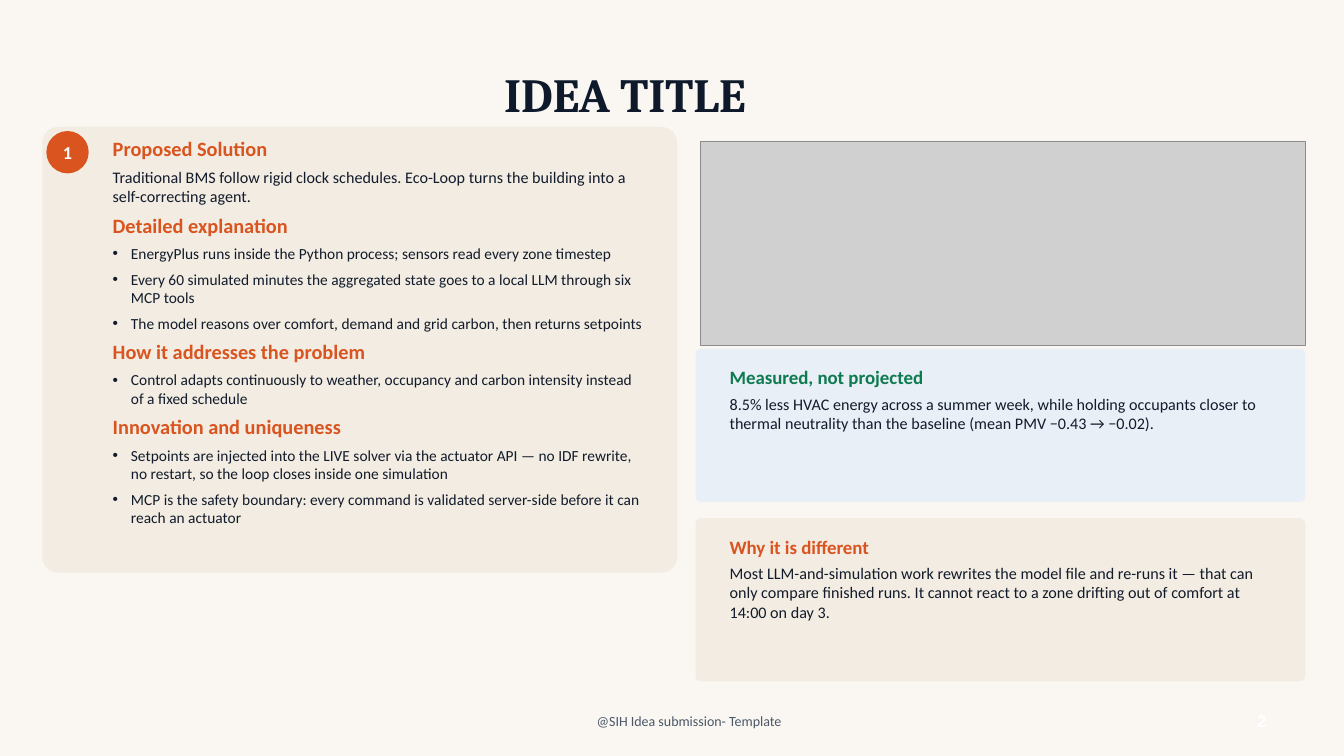
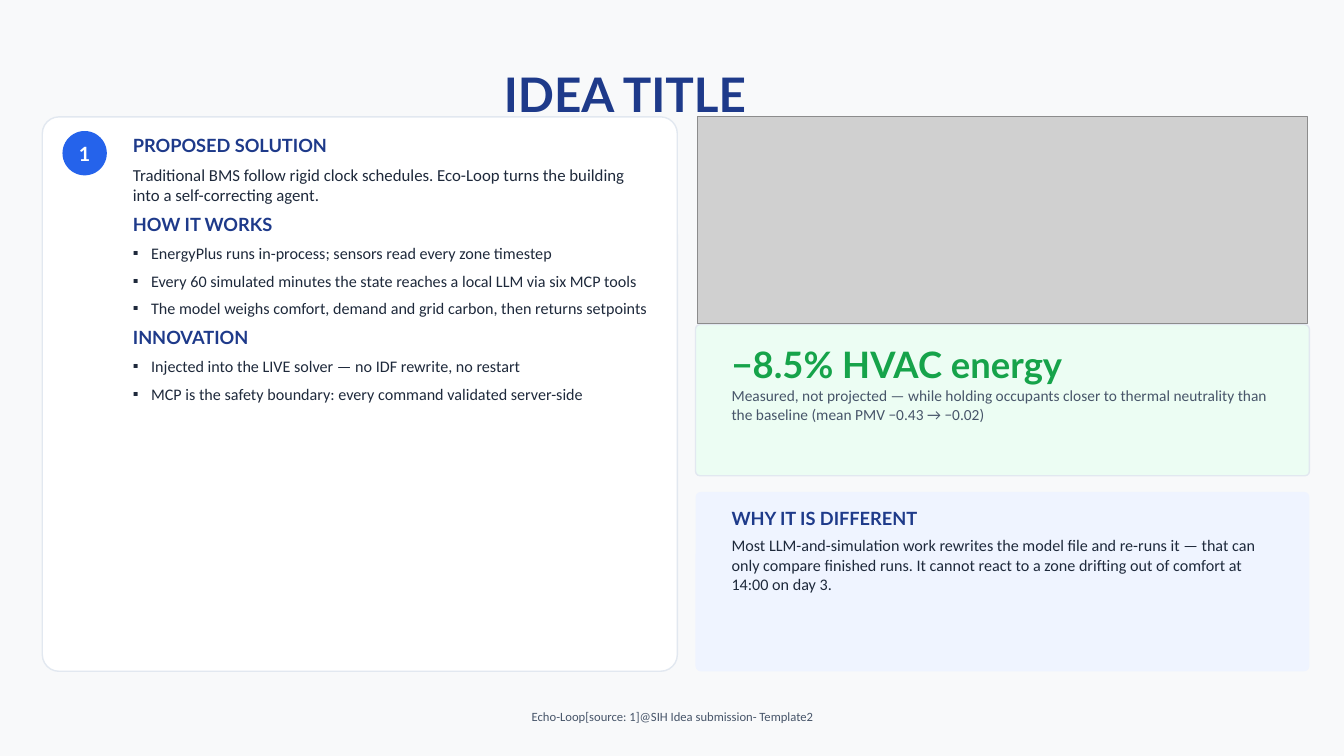
Before and after one commit to ayushYadav1107/Eco_loop_building_agents, a slide deck: slide 2 of deck/Eco-Loop_Building_Agents_Idea.pptx. Drawn at 1344x756 pixels with LibreOffice and Linux fonts; fonts in the diff are those of the drawing; grey boxes stand for pictures. Boxes give left, top, right and bottom in pixels: in the first picture for what was removed or moved away, otherwise in the second. Text is boxed around its words. In the diff, an @@ line names an element or a change of style, - is before the commit and + after.

```diff
--- a/deck/Eco-Loop_Building_Agents_Idea.pptx
+++ b/deck/Eco-Loop_Building_Agents_Idea.pptx
@@ background #FAF7F2 to #F8F9FA @@
@@ title "IDEA TITLE" at <box>504,77,746,121</box>: font Cambria to Lato, text colour #0E1A2B to #1E3A8A @@
@@ rounded rectangle: place and size @@
-rounded rectangle at <box>42,127,678,573</box>
+rounded rectangle at <box>42,117,678,671</box>
@@ rounded rectangle at <box>42,117,678,671</box>: fill #F2ECE2 to #FFFFFF; outline none to #E2E8F0 1 pt; proportions changed @@
@@ picture: place and size @@
-picture at <box>701,141,1306,346</box>
+picture at <box>698,117,1308,324</box>
@@ ellipse "1": place and size @@
-ellipse "1" at <box>46,131,89,173</box>
+ellipse "1" at <box>63,131,107,175</box>
@@ ellipse "1" at <box>63,131,107,175</box>: size 13 to 14 pt, font Calibri to Lato; fill #D9541F to #2563EB @@
@@ text "PROPOSED SOLUTION": place and size @@
-text "PROPOSED SOLUTION" at <box>113,141,642,523</box>
+text "PROPOSED SOLUTION" at <box>133,138,646,403</box>
@@ text at <box>133,138,327,152</box>: text changed; size 14.5 to 13 pt; font Calibri to Lato; text colour #D9541F to #1E3A8A @@
-Proposed Solution
+PROPOSED SOLUTION
@@ text at <box>133,169,624,204</box>: size 11.5 to 12 pt, text colour #121B2B to #1E293B in "Traditional BMS follow rigid clock schedules. Eco-Loop ..."; more space between paragraphs @@
@@ text at <box>133,217,646,403</box>: text changed; size 11 to 11.5 pt; text colour #121B2B to #1E293B @@
-Detailed explanation
-• EnergyPlus runs inside the Python process; sensors read every zone timestep
-• Every 60 simulated minutes the aggregated state goes to a local LLM through six MCP tools
-• The model reasons over comfort, demand and grid carbon, then returns setpoints
-How it addresses the problem
-• Control adapts continuously to weather, occupancy and carbon intensity instead of a fixed schedule
-Innovation and uniqueness
-• Setpoints are injected into the LIVE solver via the actuator API — no IDF rewrite, no restart, so the loop closes inside one simulation
-• MCP is the safety boundary: every command is validated server-side before it can reach an actuator
+HOW IT WORKS
+▪ EnergyPlus runs in-process; sensors read every zone timestep
+▪ Every 60 simulated minutes the state reaches a local LLM via six MCP tools
+▪ The model weighs comfort, demand and grid carbon, then returns setpoints
+INNOVATION
+▪ Injected into the LIVE solver — no IDF rewrite, no restart
+▪ MCP is the safety boundary: every command validated server-side
@@ rounded rectangle: place and size @@
-rounded rectangle at <box>696,349,1306,502</box>
+rounded rectangle at <box>696,325,1310,476</box>
@@ rounded rectangle at <box>696,325,1310,476</box>: fill #E9EFF7 to #ECFDF3; outline none to #E2E8F0 1 pt; proportions changed @@
@@ text at <box>732,351,1267,422</box>: text changed; size 11.5 to 11 pt; text colour #121B2B to #475569 @@
-Measured, not projected
-8.5% less HVAC energy across a summer week, while holding occupants closer to thermal neutrality than the baseline (mean PMV −0.43 → −0.02).
+−8.5% HVAC energy
+Measured, not projected — while holding occupants closer to thermal neutrality than the baseline (mean PMV −0.43 → −0.02)
@@ rounded rectangle: place and size @@
-rounded rectangle at <box>696,518,1306,682</box>
+rounded rectangle at <box>696,492,1310,671</box>
@@ rounded rectangle at <box>696,492,1310,671</box>: fill #F2ECE2 to #EFF4FF; proportions changed @@
@@ text "WHY IT IS DIFFERENT": place and size @@
-text "WHY IT IS DIFFERENT" at <box>730,540,1253,621</box>
+text "WHY IT IS DIFFERENT" at <box>732,511,1255,593</box>
@@ text at <box>732,511,917,525</box>: text changed; size 13.5 to 13 pt; font Calibri to Lato; text colour #D9541F to #1E3A8A @@
-Why it is different
+WHY IT IS DIFFERENT
@@ text at <box>732,540,1255,593</box>: text colour #121B2B to #1E293B; more space between paragraphs @@
@@ text "Echo-Loop[source: 1]@SIH Idea submission- Template2" at <box>532,712,813,723</box>: vertical alignment middle to top @@
@@ text at <box>532,712,813,723</box>: text changed; size 10 to 9 pt; text colour #4A5768 to #475569 @@
-@SIH Idea submission- Template
+Echo-Loop[source: 1]@SIH Idea submission- Template2
```
Also in this commit, not shown: 5 other slides changed, 8 other files.
